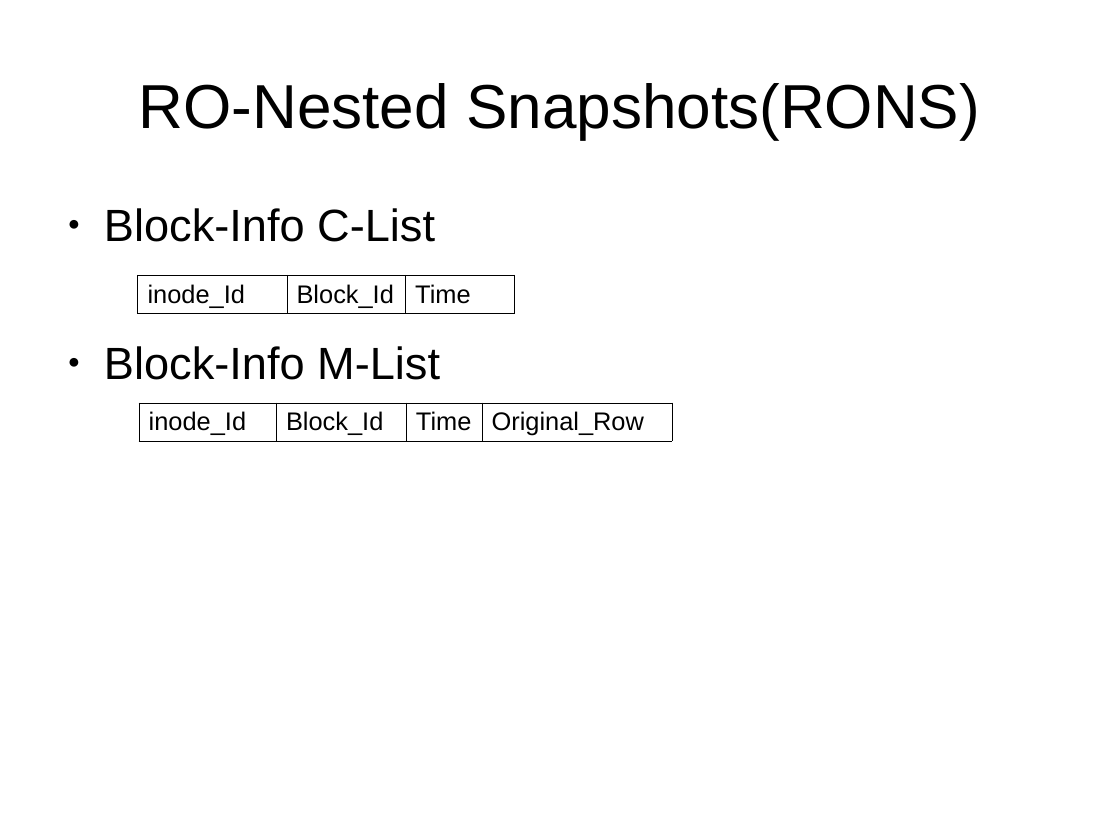
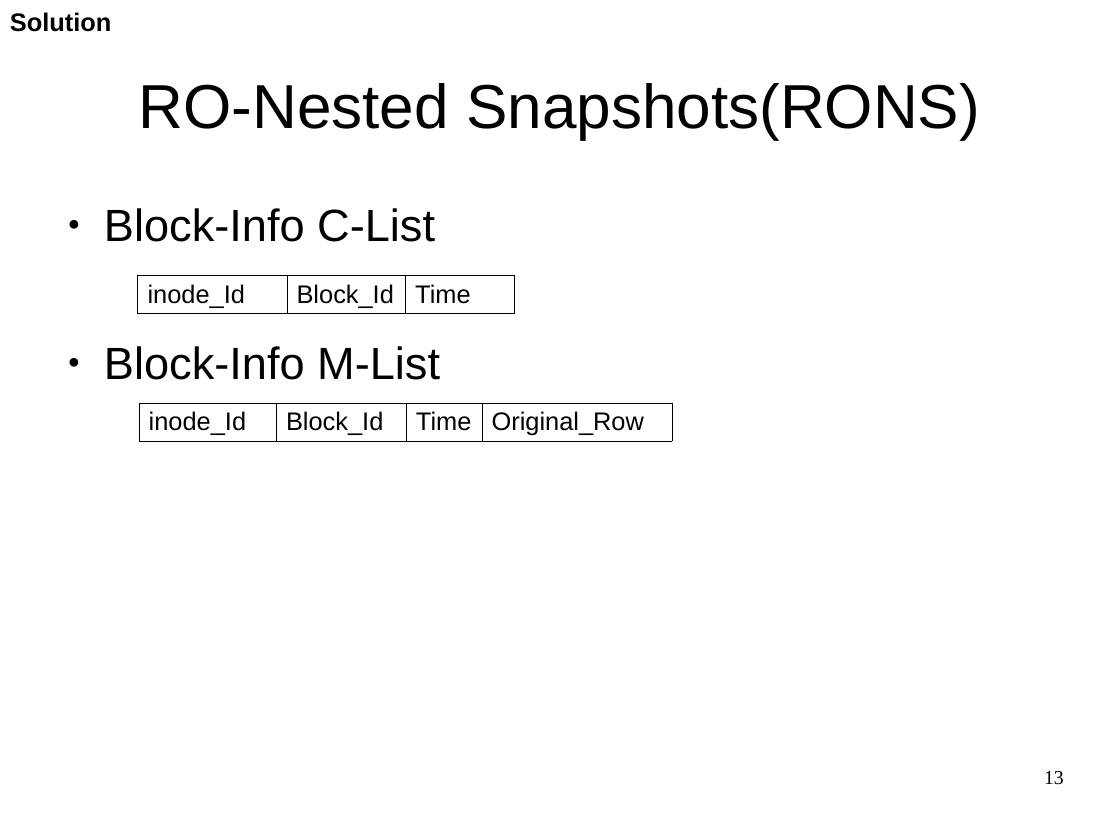
Before and after one commit to pushparajxa/Thesis-Presentation, a slide deck: slide 13 of Final_Presentation.odp (slide 17 before the commit). Drawn at 1120x840 pixels with LibreOffice and Linux fonts; fonts in the diff are those of the drawing. Boxes give left, top, right and bottom in pixels: in the first picture for what was removed or moved away, otherwise in the second. Text is boxed around its words. In the diff, an @@ line names an element or a change of style, - is before the commit and + after.

```diff
--- a/Final_Presentation.odp
+++ b/Final_Presentation.odp
@@ text added at (x1=10, y1=12, x2=111, y2=32), 18 pt, text #000000, bold @@
+Solution
@@ page number added at (x1=1044, y1=771, x2=1064, y2=785), 14 pt, text #000000 @@
+13
```
Also in this commit, not shown: 24 other slides changed, 2 slides added, 4 slides removed, 4 other files.
